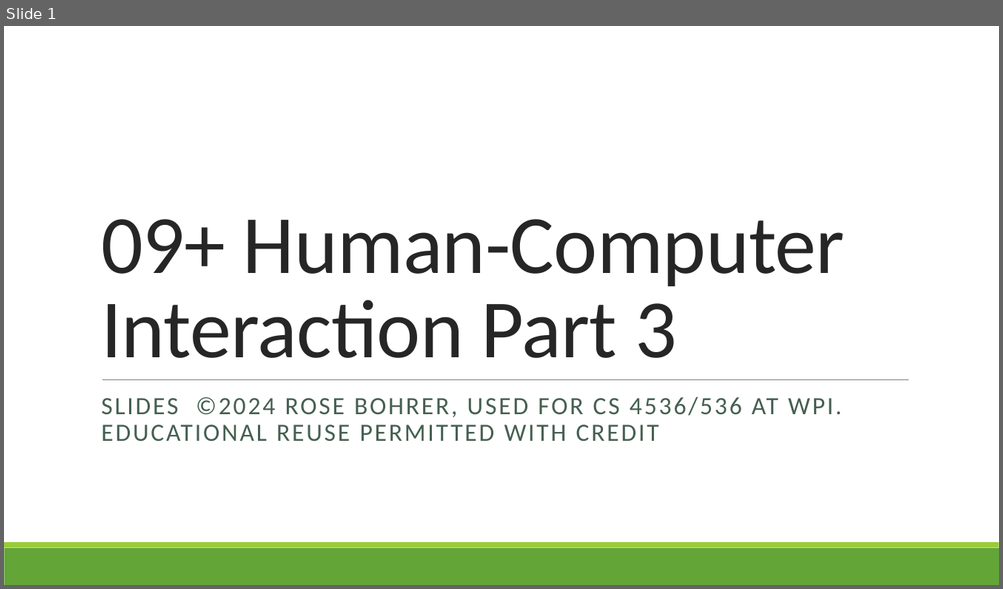
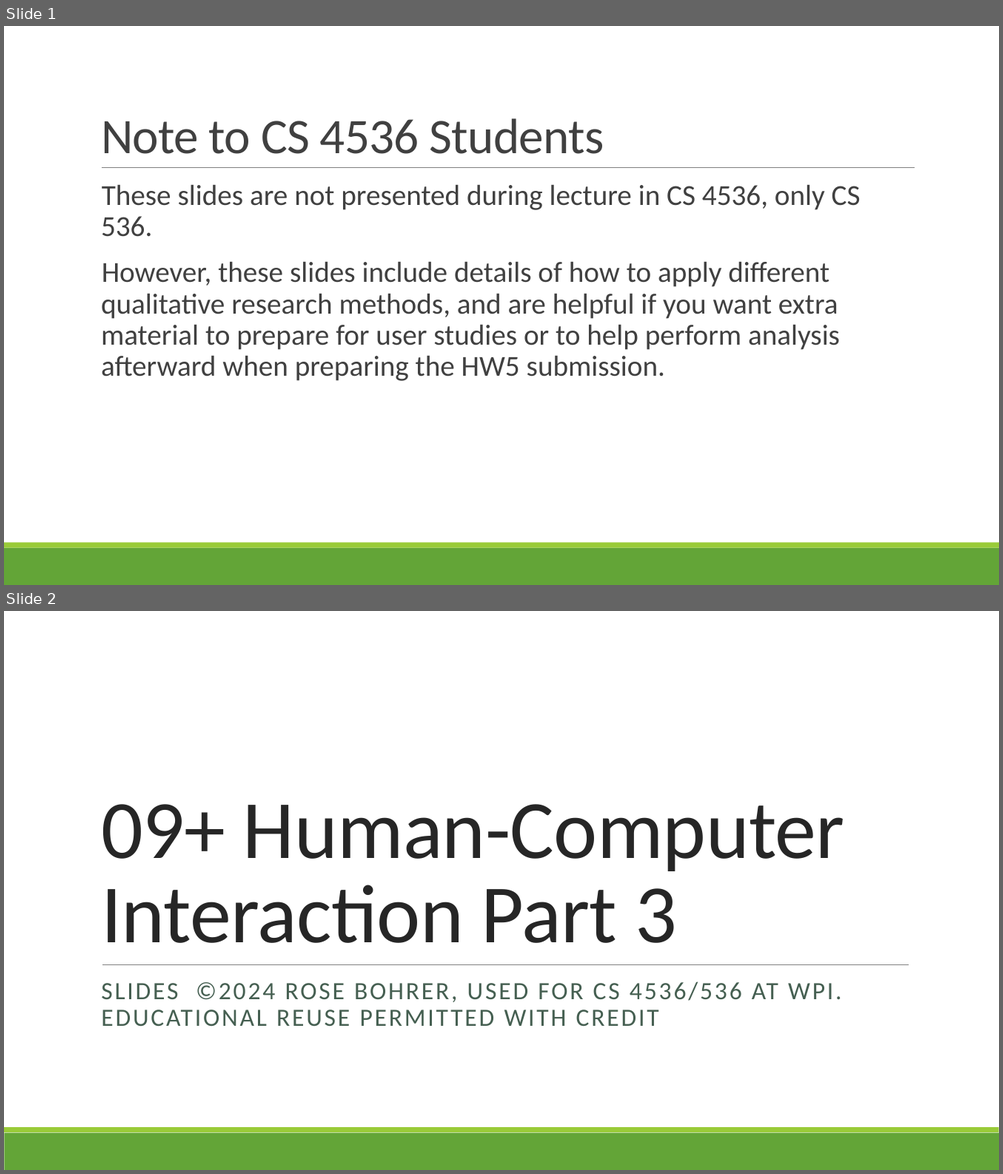
Before and after one commit to rbohrer/pl-course, a slide deck: LectureSlides/09Design3.pptx. Shown one above the other, each under a label of ours: slide 1 before the commit, slides 1 and 2 after it. The pictures are 1003x589 and 1003x1174 pixels, drawn with LibreOffice and Linux fonts; fonts in the diff are those of the drawing. Boxes give left, top, right and bottom in pixels: in the first picture for what was removed or moved away, otherwise in the second. Text is boxed around its words. In the diff, an @@ line names an element or a change of style, - is before the commit and + after.

```diff
--- a/LectureSlides/09Design3.pptx
+++ b/LectureSlides/09Design3.pptx
@@ slide 1 added at bbox=[4, 26, 999, 585], background #FFFFFF; not listed: 2 template elements that a slide beside it also shows @@
@@ title added at bbox=[101, 118, 604, 154], 48 pt, text #404040 @@
+Note to CS 4536 Students
@@ line added from (102, 168) to (915, 168), #808080 0.5 pt @@
@@ text added at bbox=[101, 184, 860, 381], 28 pt, text #404040 @@
+  These slides are not presented during lecture in CS 4536, only CS 536.
+  However, these slides include details of how to apply different qualitative research methods, and are helpful if you want extra material to prepare for user studies or to help perform analysis afterward when preparing the HW5 submission.
@@ what was slide 1 is now slide 2 @@
```
Also in this commit, not shown: 6 other files.
